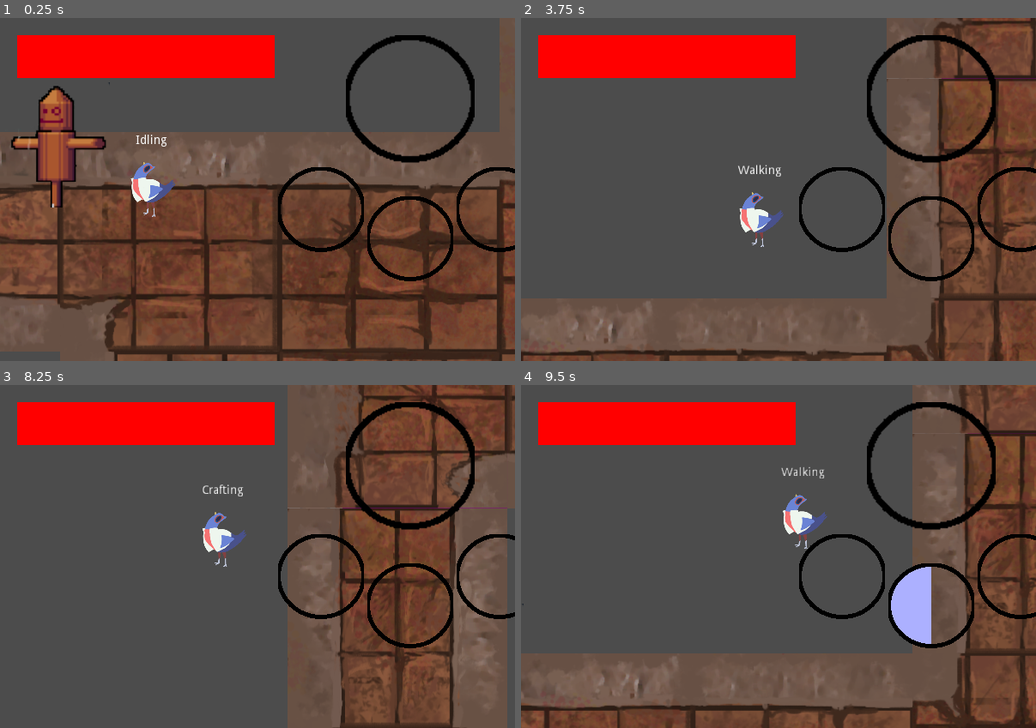
Above: before the commit, frames 1-4 (two rows, left to right).
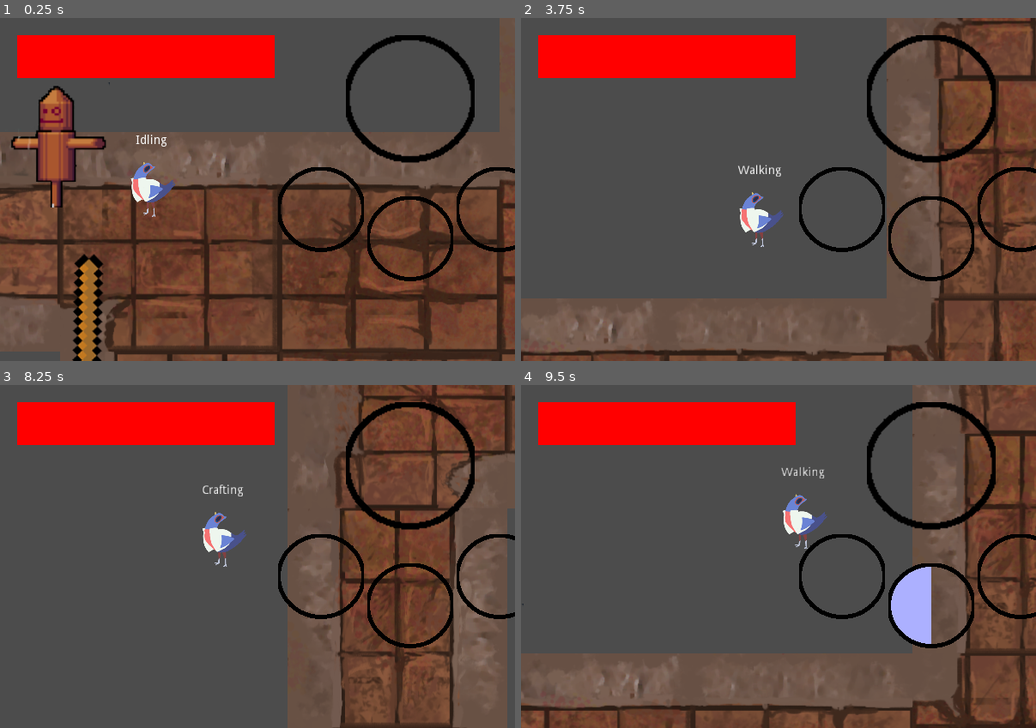
Above: after the commit, the same moments.

Repository: Alexzander-Stone/A-Squire-s-Tale
Game: Godot game, scene res://World.tscn
Same seed, same stepped clock (60 frames per second), same inputs: the game is played once before the commit and once after it.
Inputs:
- Up to frame 1 (0.25 s): no input
- Up to frame 2 (3.75 s): tap Enter at 0.5 s; hold Right (ui_right) 0.53-1.28 s; hold Shift (craft) 0.53-1.28 s; hold Down (ui_down) 1.28-2.03 s; tap S (primary_ability) at 1.35 s; hold Right (ui_right) 2.03-2.78 s; tap A (secondary_ability) at 2.1 s; hold Up (ui_up) 2.78-3.53 s; tap W (super_ability) at 2.85 s; hold Left (ui_left) from 3.53 s (still down); tap D (ternary_ability) at 3.6 s
- Up to frame 3 (8.25 s): tap one key every 0.75 s from 4.35 s: Shift (craft) S (primary_ability) A (secondary_ability) W (super_ability) D (ternary_ability); release Left (ui_left) at 5.03 s; hold Down (ui_down) 5.03-5.78 s; hold Right (ui_right) 5.78-6.53 s; hold Up (ui_up) 6.53-7.28 s; hold Right (ui_right) 7.28-8.03 s; hold Down (ui_down) from 8.03 s (still down); hold Shift (craft) from 8.03 s (still down)
- Up to frame 4 (9.5 s): release Down (ui_down) at 8.78 s; release Shift (craft) at 8.78 s; hold Left (ui_left) from 8.78 s (still down); tap S (primary_ability) at 8.85 s

The runs differ from the first frame. In frame 1, 1.5% of the frame differs, in the area x 14-21%, y 68-100%; in frame 2, less than 0.1%; in frame 3, less than 0.1%; in frame 4, less than 0.1%.

Commit message:
Tileset was missing a blob, went ahead and replaced it with a correct tileset.

Diff:
--- a/Attack/Attack.tscn
+++ b/Attack/Attack.tscn
@@ -194,15 +194,18 @@
 [node name="Weapon" type="Area2D"]
 
 visible = false
+position = Vector2( -74.7639, 185.426 )
+rotation = 1.59119
 input_pickable = true
 gravity_vec = Vector2( 0, 1 )
 gravity = 98.0
 linear_damp = 0.1
 angular_damp = 1.0
+monitoring = false
 collision_layer = 2
 audio_bus_override = false
 audio_bus_name = "Master"
-_sections_unfolded = [ "Collision", "Visibility" ]
+_sections_unfolded = [ "Collision", "Transform", "Visibility" ]
 __meta__ = {
 "_edit_group_": true
 }
--- a/Player/Player.tscn
+++ b/Player/Player.tscn
@@ -25,7 +25,7 @@
 "speed": 5.0
 } ]
 
-[node name="Player" type="Node2D" index="0"]
+[node name="Player" type="Node2D"]
 
 position = Vector2( 106.147, 63.6884 )
 script = ExtResource( 1 )
@@ -61,7 +61,6 @@
 
 [node name="StateMachine" type="Node" parent="." index="3"]
 
-editor/display_folded = true
 script = ExtResource( 4 )
 _sections_unfolded = [ "Pause" ]
 START_STATE = NodePath("Idling")
@@ -182,9 +181,8 @@
 
 [node name="Weapon" parent="." index="6" instance=ExtResource( 15 )]
 
-visible = false
-position = Vector2( 0, 0 )
-rotation = 0.0
+visible = true
+_sections_unfolded = [ "Collision", "Transform", "Visibility" ]
 
 
 [editable path="Weapon"]
--- a/World.tscn
+++ b/World.tscn
@@ -5,7 +5,7 @@
 [ext_resource path="res://Player/Player.tscn" type="PackedScene" id=3]
 [ext_resource path="res://Dummy/Dummy.tscn" type="PackedScene" id=4]
 
-[node name="World" type="Node"]
+[node name="World" type="Node" index="0"]
 
 [node name="Environment" parent="." index="0" instance=ExtResource( 1 )]
 
Binary file changed: Assets/blob_tile_set.png
